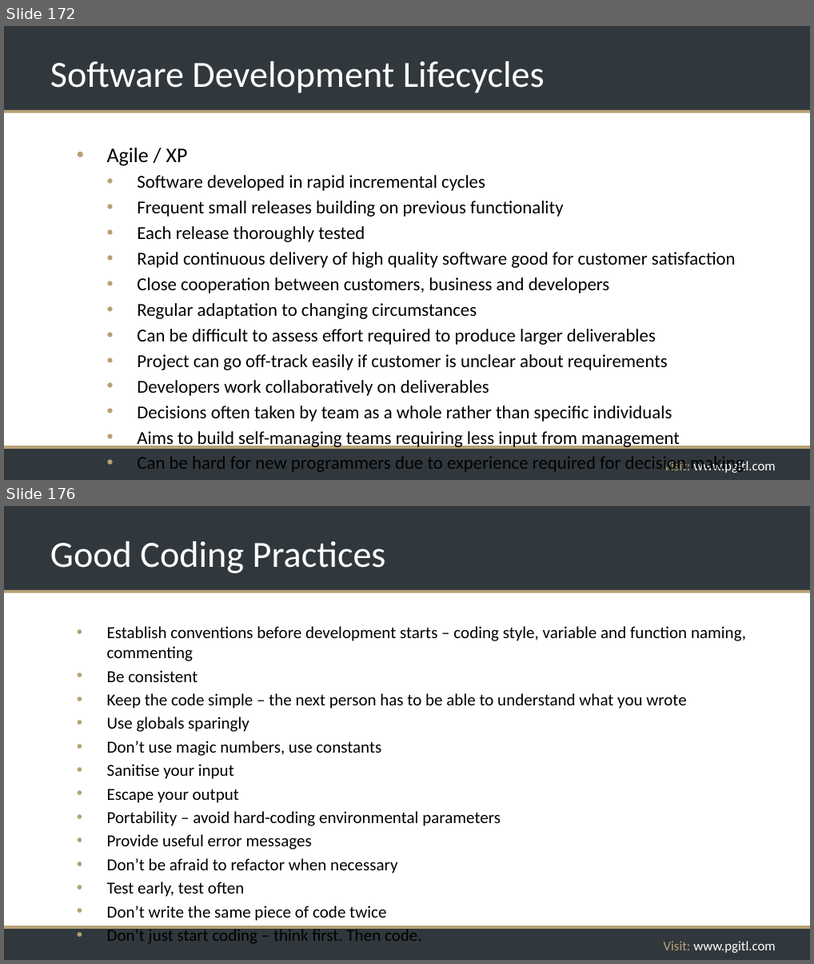
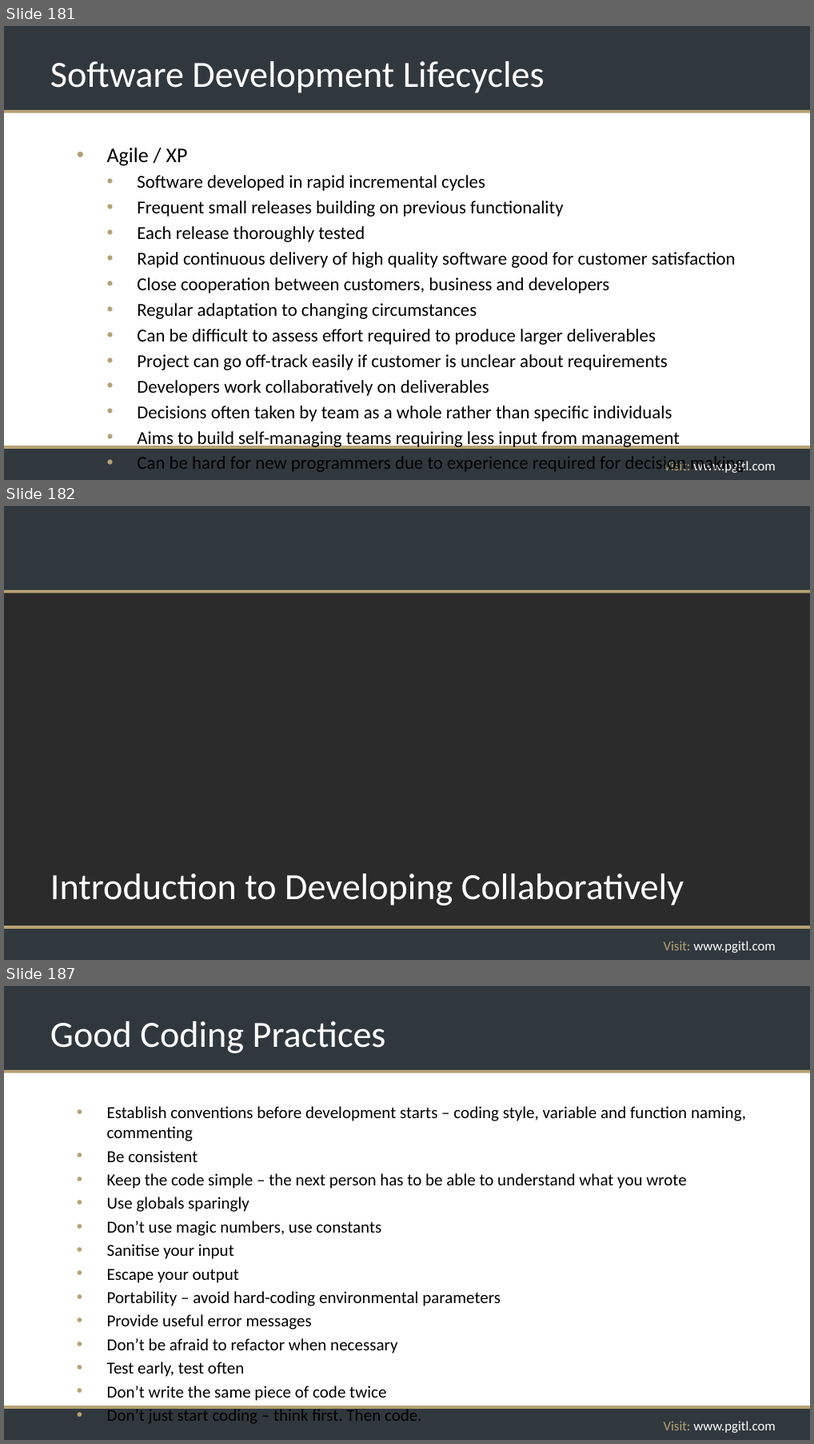
Before and after one commit to rikkouri/project-a, a slide deck: Programming Foundations.pptx. Shown one above the other, each under a label of ours: slides 172 and 176 before the commit, slides 181, 182 and 187 after it; the slides between them are not shown. The pictures are 814x964 and 814x1444 pixels, drawn with LibreOffice and Linux fonts; fonts in the diff are those of the drawing; background and template pictures are left out; a plain dark background stands for a picture behind light text. Boxes give left, top, right and bottom in pixels: in the first picture for what was removed or moved away, otherwise in the second. Text is boxed around its words. In the diff, an @@ line names an element or a change of style, - is before the commit and + after.

```diff
--- a/Programming Foundations.pptx
+++ b/Programming Foundations.pptx
@@ slide 182 added at (4, 506, 810, 960), background picture (left out); not listed: 5 template elements that a slide beside it also shows @@
@@ title added at (50, 873, 684, 905), 44 pt, text #FFFFFF @@
+Introduction to Developing Collaboratively
@@ what was slide 172 is now slide 181 @@
@@ what was slide 176 is now slide 187 @@
```
Also in this commit, not shown: 3 slides changed, 13 other slides added.
